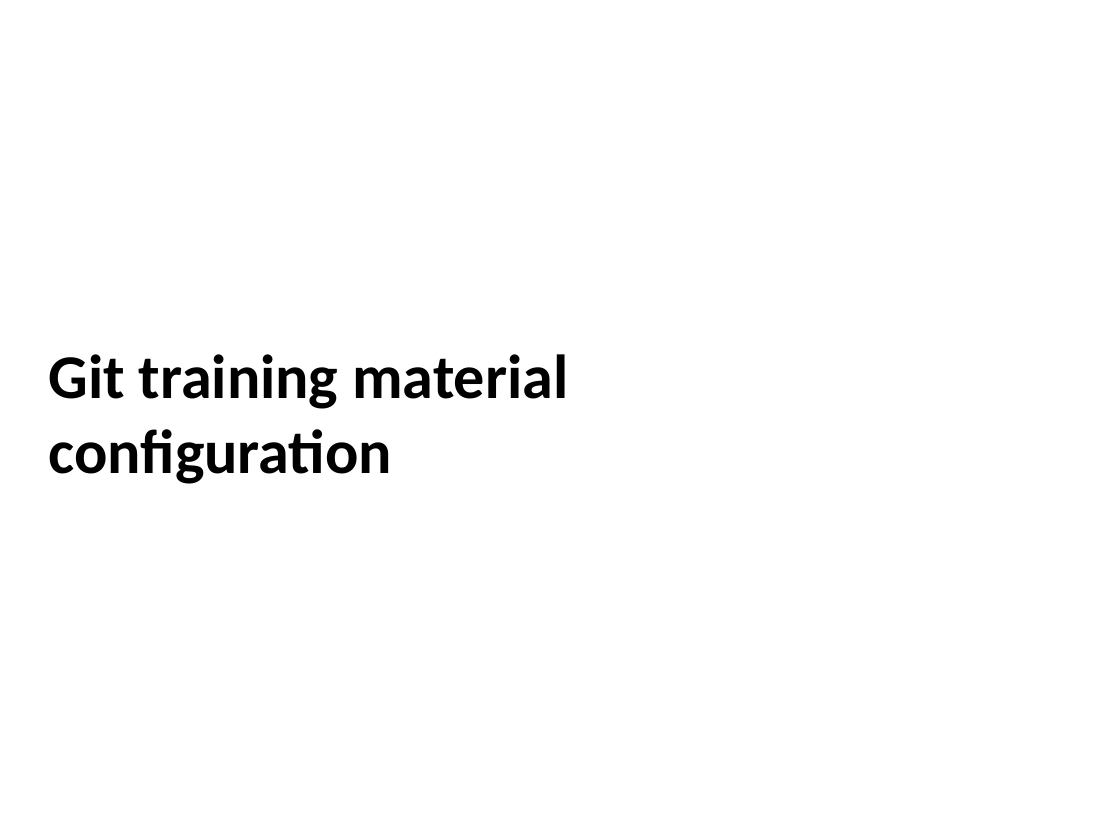
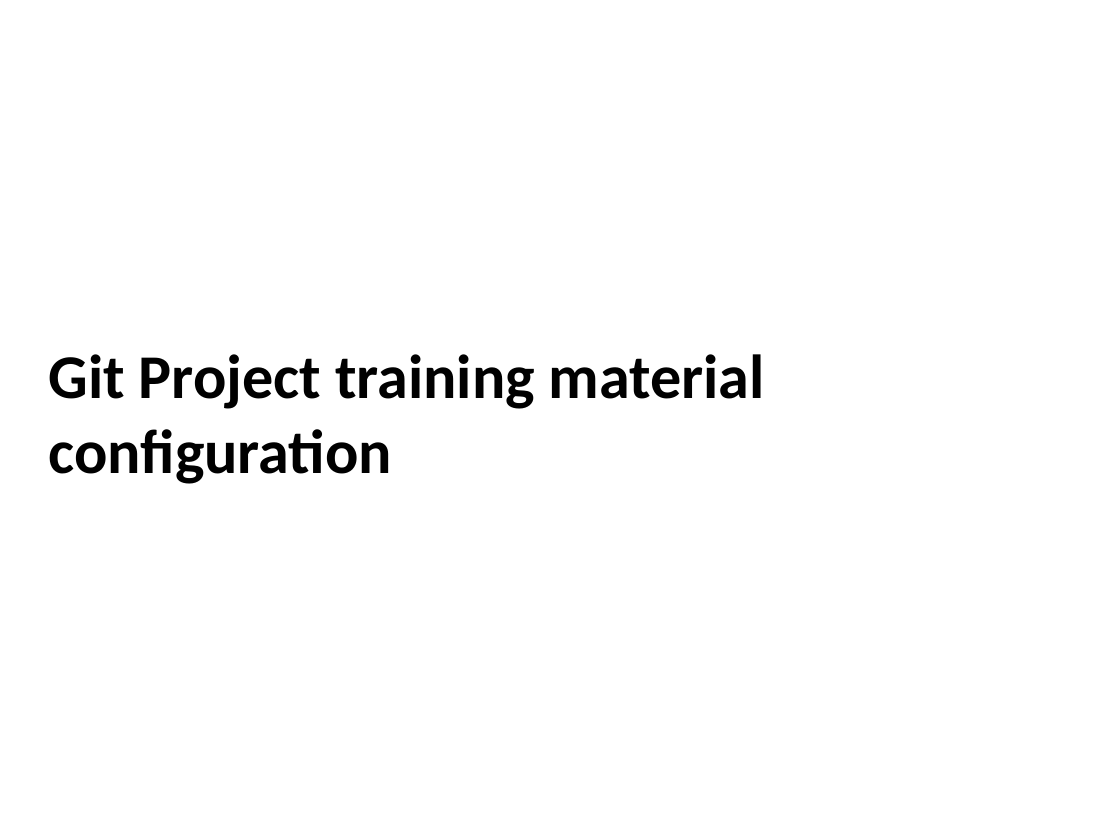
Before and after one commit to thinkcodegravity/dec24java, a slide deck: slide 18 of documents/java-setup.pptx (slide 16 before the commit). Drawn at 1120x840 pixels with LibreOffice and Linux fonts; fonts in the diff are those of the drawing. Boxes give left, top, right and bottom in pixels: in the first picture for what was removed or moved away, otherwise in the second. Text is boxed around its words. In the diff, an @@ line names an element or a change of style, - is before the commit and + after.

```diff
--- a/documents/java-setup.pptx
+++ b/documents/java-setup.pptx
@@ text at (49,354,765,484): text changed @@
-Git training material configuration
+Git Project training material configuration
```
Also in this commit, not shown: 1 other slide changed, 3 slides added, 6 other files.
